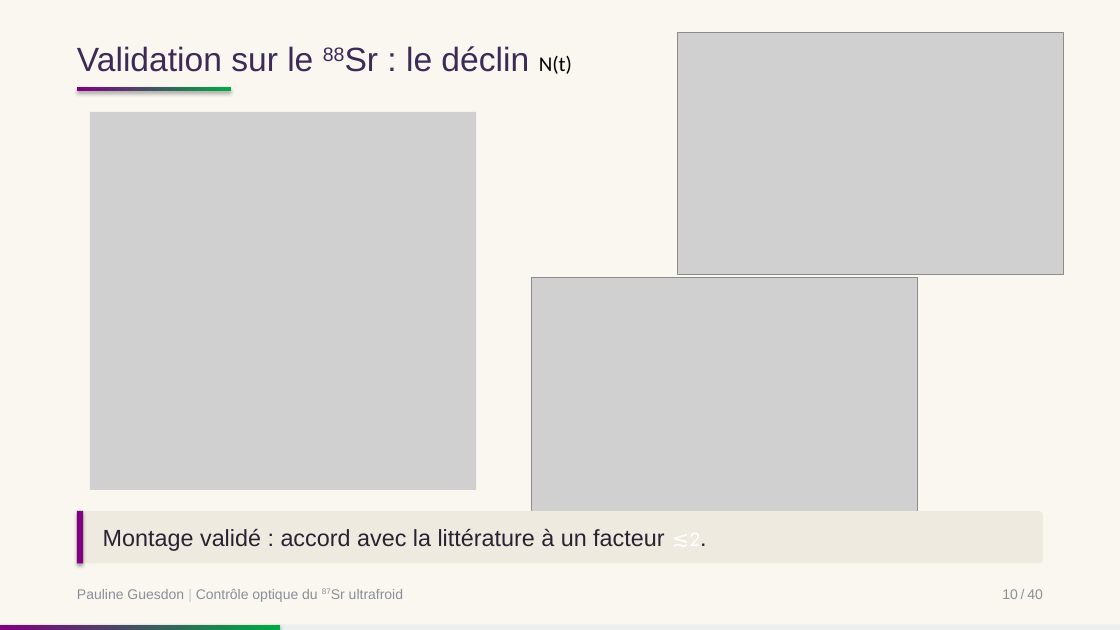
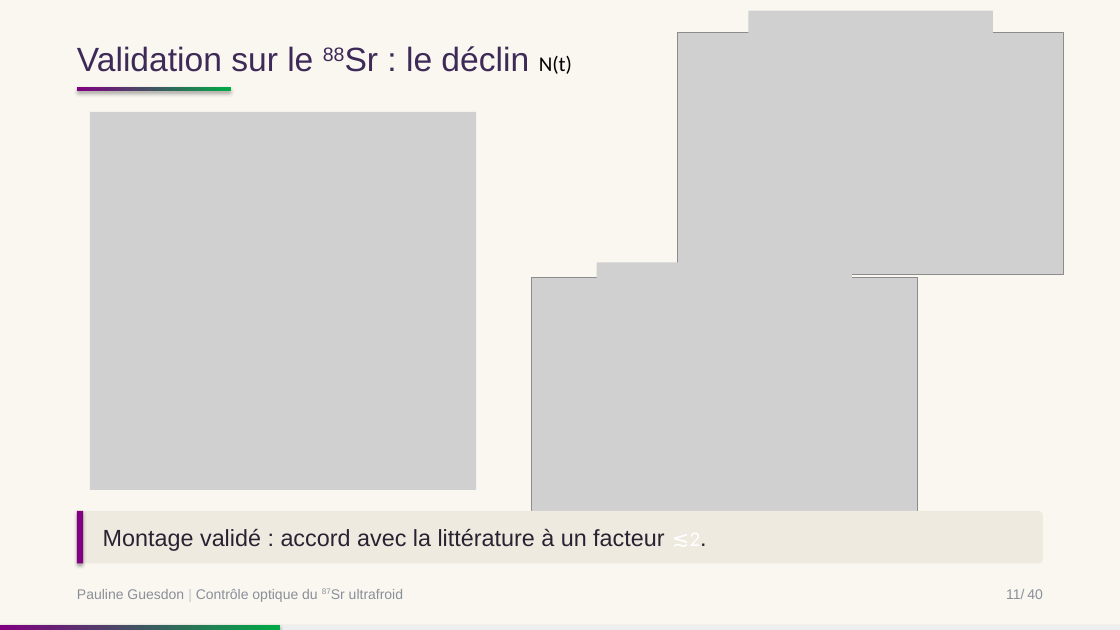
Before and after one commit to PaulineGuesdon/Inchallah-lui-il-marche, a slide deck: slide 15 of Soutenance/soutenance.pptx (slide 13 before the commit). Drawn at 1120x630 pixels with LibreOffice and Linux fonts; fonts in the diff are those of the drawing; grey boxes stand for pictures. Boxes give left, top, right and bottom in pixels: in the first picture for what was removed or moved away, otherwise in the second. Text is boxed around its words. In the diff, an @@ line names an element or a change of style, - is before the commit and + after.

```diff
--- a/Soutenance/soutenance.pptx
+++ b/Soutenance/soutenance.pptx
@@ picture added at box(749, 11, 993, 45) @@
@@ picture added at box(597, 263, 852, 297) @@
@@ text at box(1006, 589, 1043, 599): text changed @@
-10 / 40
+11/ 40
```
Also in this commit, not shown: 29 other slides changed, 1 slide added, 2 slides removed, 6 other files.
